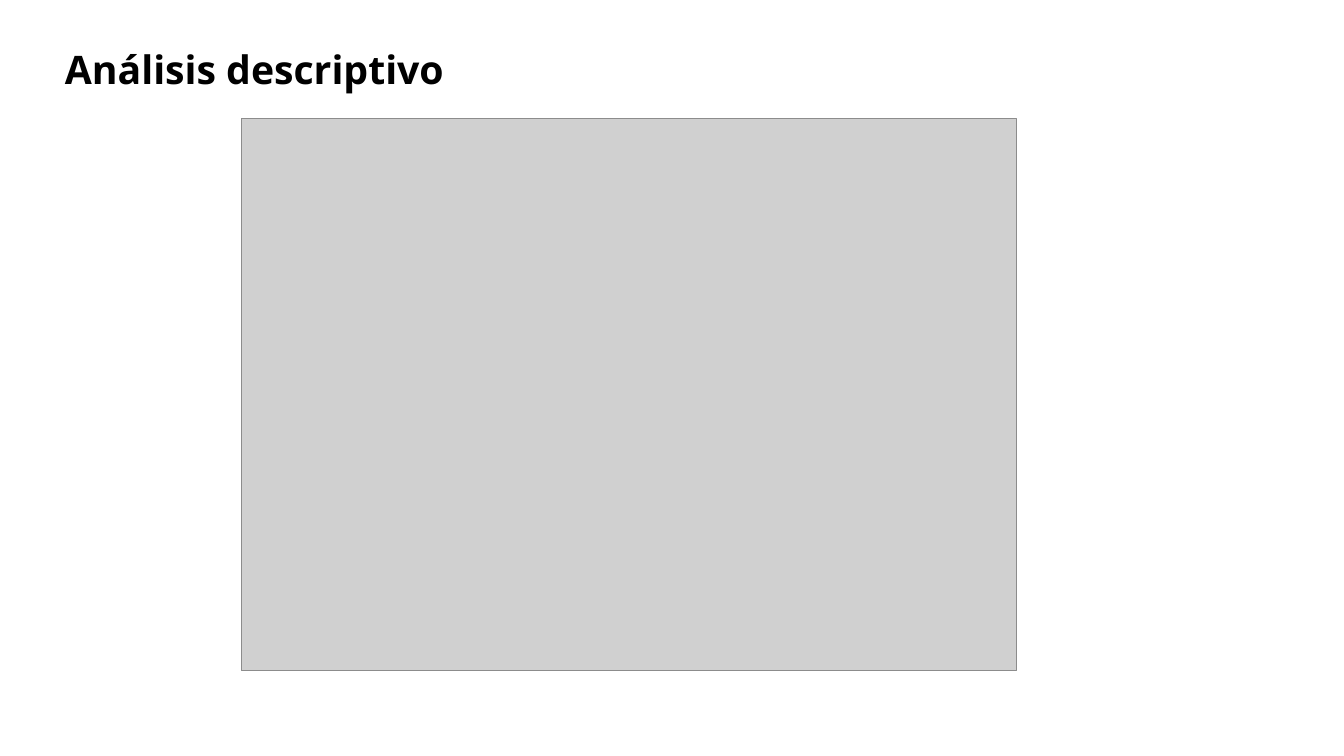
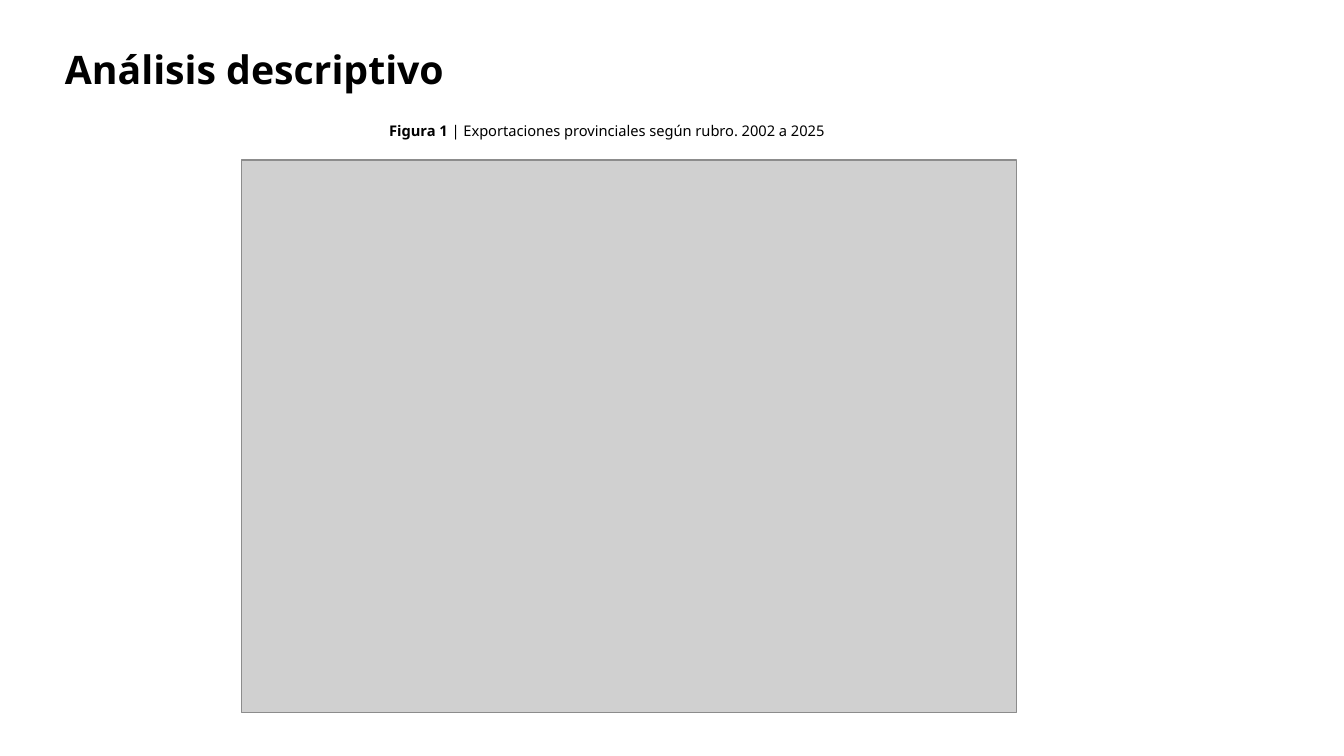
Before and after one commit to franlecam/Paper-ITCRM.SF, a slide deck: slide 5 of Archivos de trabajo/Yami/Paper ITCRM avances.pptx (slide 4 before the commit). Drawn at 1344x756 pixels with LibreOffice and Linux fonts; fonts in the diff are those of the drawing; grey boxes stand for pictures; background and template pictures are left out. Boxes give left, top, right and bottom in pixels: in the first picture for what was removed or moved away, otherwise in the second. Text is boxed around its words. In the diff, an @@ line names an element or a change of style, - is before the commit and + after.

```diff
--- a/Archivos de trabajo/Yami/Paper ITCRM avances.pptx
+++ b/Archivos de trabajo/Yami/Paper ITCRM avances.pptx
@@ text added at box(389, 124, 824, 140), 10.5 pt, text #000000 @@
+Figura 1 | Exportaciones provinciales según rubro. 2002 a 2025
@@ picture: place and size @@
-picture at box(241, 119, 1016, 671)
+picture at box(241, 160, 1016, 713)
```
Also in this commit, not shown: 4 other slides changed, 4 slides added, 2 slides removed, 1 other file.
